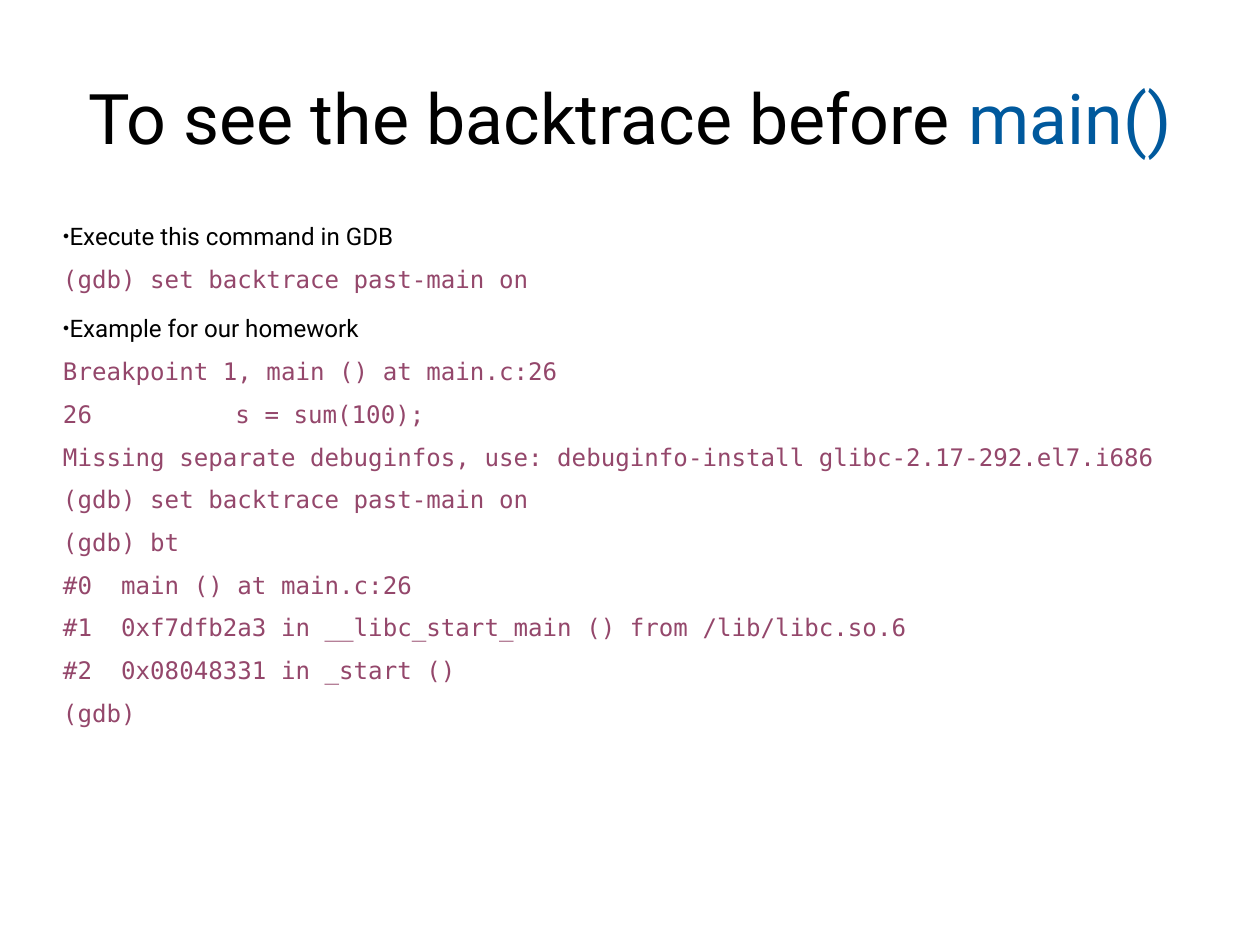
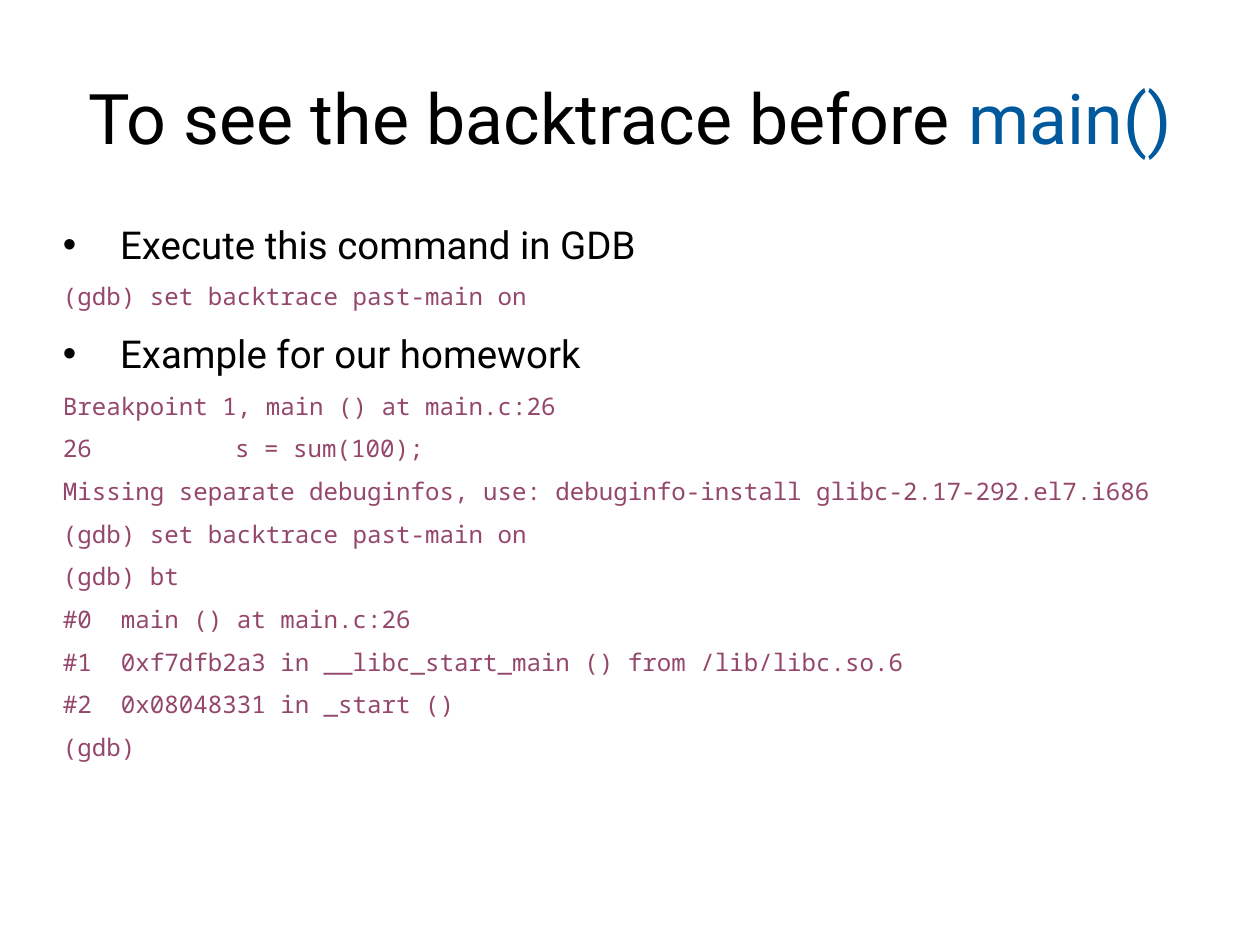
Before and after one commit to navya-d1998/cs5460, a slide deck: slide 146 of static/lectures/lecture05-linking-and-loading/lecture05-linking-and-loading.pptx. Drawn at 1260x945 pixels with LibreOffice and Linux fonts; fonts in the diff are those of the drawing. Boxes give left, top, right and bottom in pixels: in the first picture for what was removed or moved away, otherwise in the second. Text is boxed around its words. In the diff, an @@ line names an element or a change of style, - is before the commit and + after.

```diff
--- a/static/lectures/lecture05-linking-and-loading/lecture05-linking-and-loading.pptx
+++ b/static/lectures/lecture05-linking-and-loading/lecture05-linking-and-loading.pptx
@@ text "Execute this command in GDB" at (x1=63, y1=230, x2=1149, y2=762): size 15.2 to 24.2 pt in "Execute this command in GDB", "Example for our homework"; font DejaVu Sans Mono to Noto Sans Mono in "(gdb) set backtrace past-main on", "Breakpoint 1, main () at main.c:26", "26 s = sum(100);", "Missing separate debuginfos, use: debuginfo-install glibc-2. ..." and 6 more places; bullet ● to • @@
```
Also in this commit, not shown: 35 other slides changed, 3 other files.
